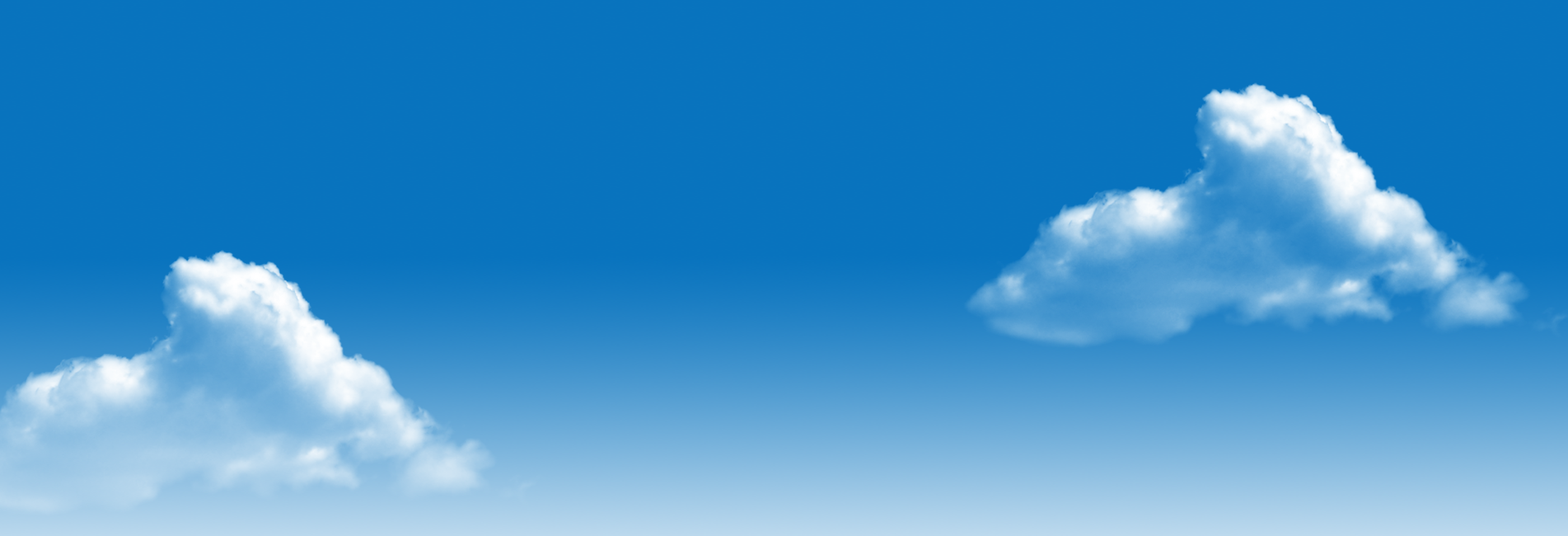
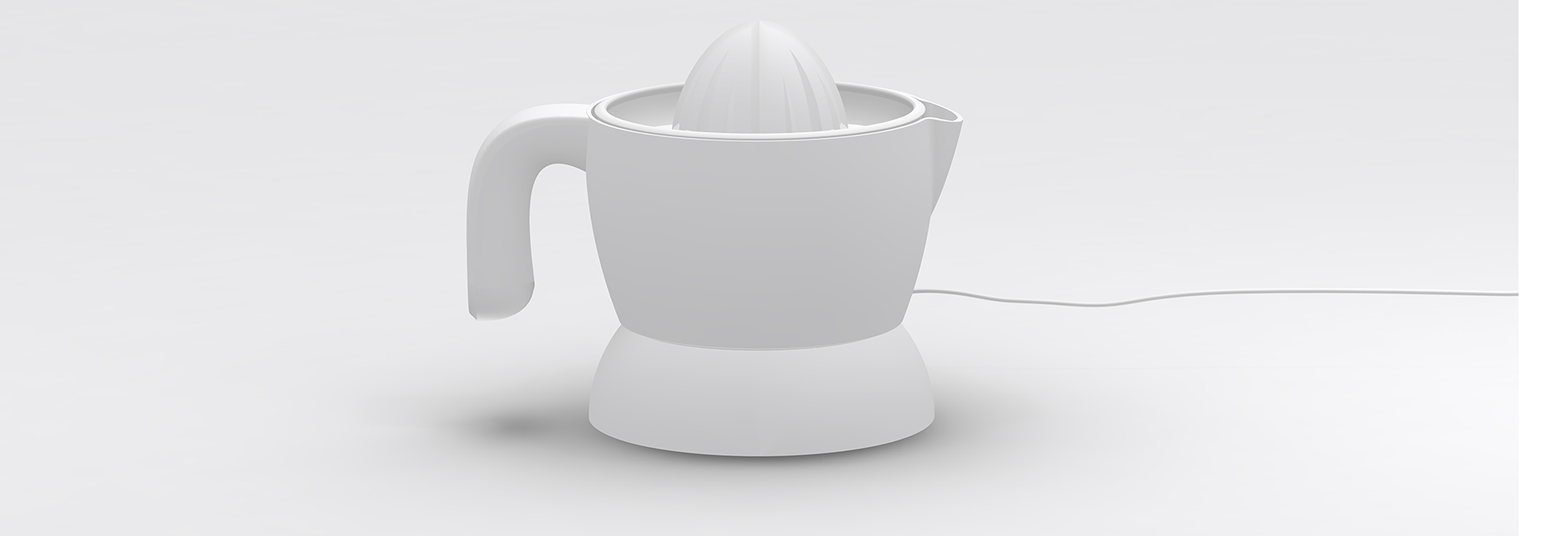
Layered file, before and after one edit (w=1568, h=536). Changes by layer:
renamed "prova logo 10" to "5sprem", showed it, painted on it over (0, 0, 1519, 536)
removed layer "NUVOLA copia" over (0, 248, 547, 517)
removed layer "NUVOLA" over (962, 81, 1568, 350)
removed layer "Livello 3" over (0, 0, 1568, 536)
